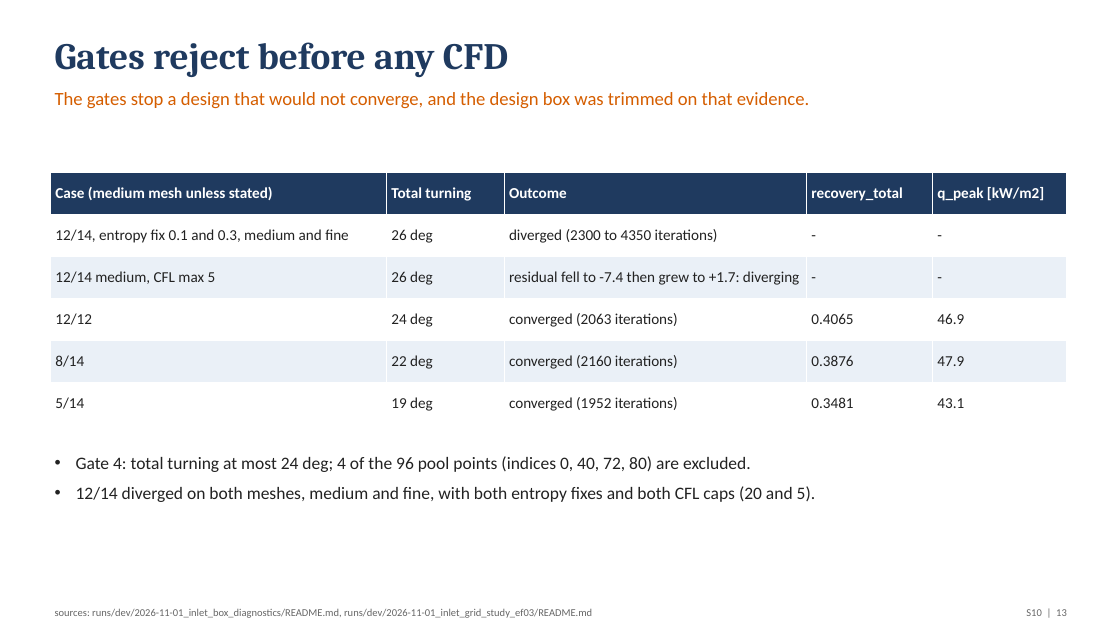
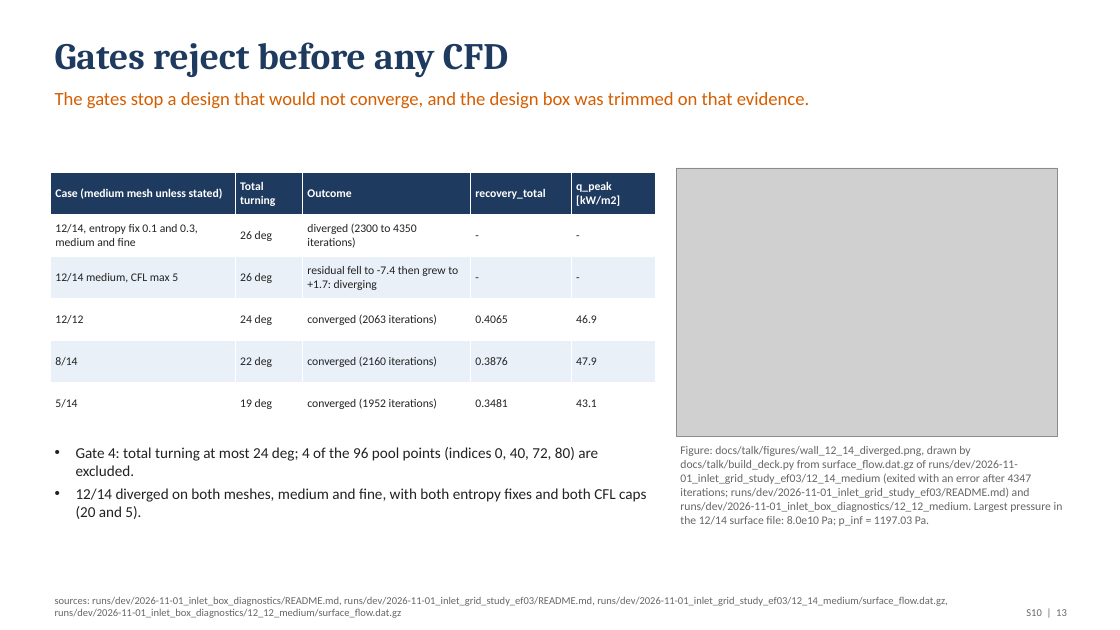
Before and after one commit to emarinhoss/ai-engineering, a slide deck: slide 13 of docs/talk/deck.pptx. Drawn at 1120x630 pixels with LibreOffice and Linux fonts; fonts in the diff are those of the drawing; grey boxes stand for pictures. Boxes give left, top, right and bottom in pixels: in the first picture for what was removed or moved away, otherwise in the second. Text is boxed around its words. In the diff, an @@ line names an element or a change of style, - is before the commit and + after.

```diff
--- a/docs/talk/deck.pptx
+++ b/docs/talk/deck.pptx
@@ table at box(50, 172, 655, 424) @@
@@ size 13 to 10 pt @@
@@ table: place and size @@
-table at box(50, 172, 1067, 424)
+table at box(50, 172, 655, 424)
@@ picture added at box(676, 168, 1058, 437) @@
@@ text "Gate 4: total turning at ...": place and size @@
-text "Gate 4: total turning at ..." at box(76, 456, 816, 502)
+text "Gate 4: total turning at ..." at box(76, 447, 646, 519)
@@ text "Gate 4: total turning at ..." at box(76, 447, 646, 519): size 15 to 13 pt; less space between paragraphs @@
@@ text added at box(680, 446, 1063, 526), 10 pt, text #666666 @@
+Figure: docs/talk/figures/wall_12_14_diverged.png, drawn by docs/talk/build_deck.py from surface_flow.dat.gz of runs/dev/2026-11-01_inlet_grid_study_ef03/12_14_medium (exited with an error after 4347 iterations; runs/dev/2026-11-01_inlet_grid_study_ef03/README.md) and runs/dev/2026-11-01_inlet_box_diagnostics/12_12_medium. Largest pressure in the 12/14 surface file: 8.0e10 Pa; p_inf = 1197.03 Pa.
@@ text at box(55, 597, 948, 618): text changed @@
-sources: runs/dev/2026-11-01_inlet_box_diagnostics/README.md, runs/dev/2026-11-01_inlet_grid_study_ef03/README.md
+sources: runs/dev/2026-11-01_inlet_box_diagnostics/README.md, runs/dev/2026-11-01_inlet_grid_study_ef03/README.md, runs/dev/2026-11-01_inlet_grid_study_ef03/12_14_medium/surface_flow.dat.gz, runs/dev/2026-11-01_inlet_box_diagnostics/12_12_medium/surface_flow.dat.gz
```
Also in this commit, not shown: 7 other slides changed, 6 other files.
